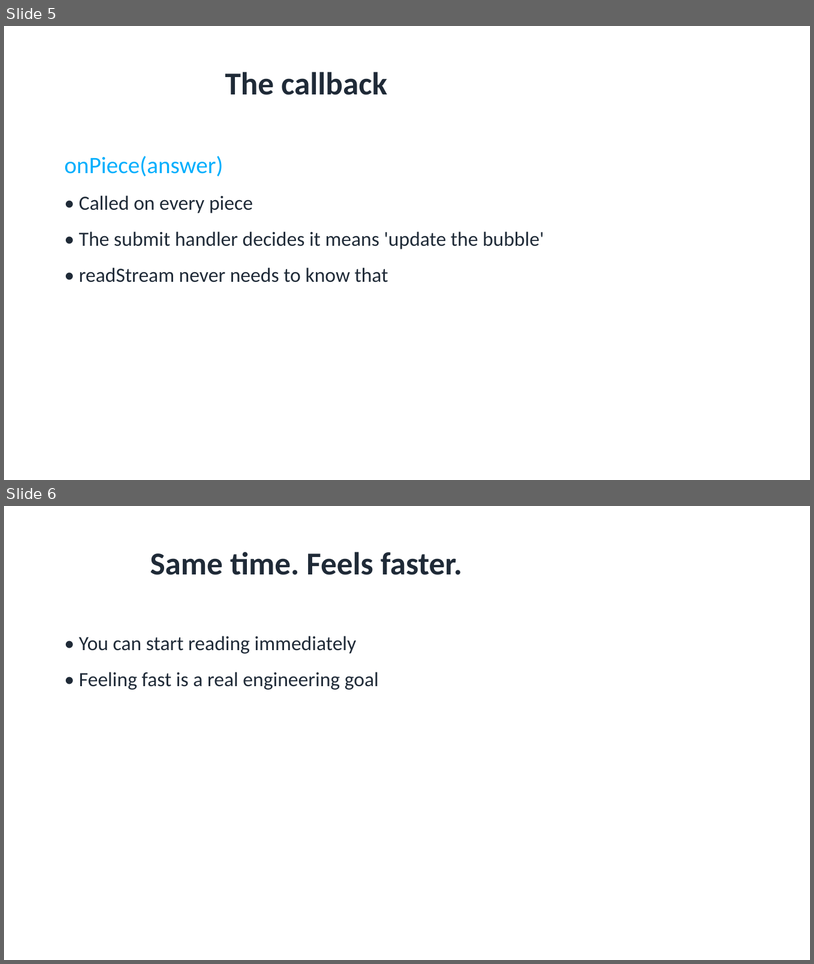
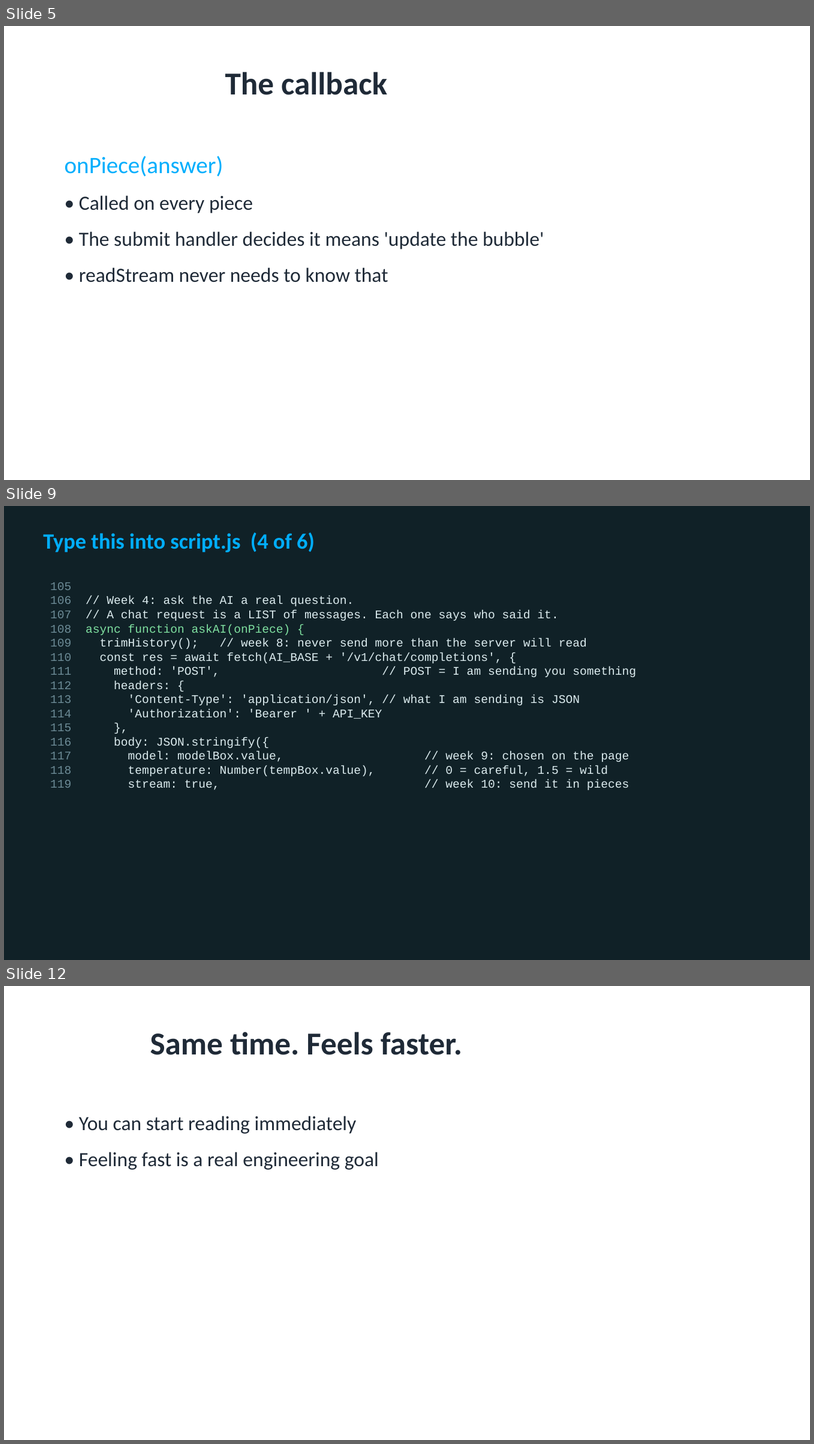
Before and after one commit to utgapps/utgapps.github.io, a slide deck: ai101/slides/week-11.pptx. Shown one above the other, each under a label of ours: slides 5 and 6 before the commit, slides 5, 9 and 12 after it; the slides between them are not shown. The pictures are 814x964 and 814x1444 pixels, drawn with LibreOffice and Linux fonts; fonts in the diff are those of the drawing. Boxes give left, top, right and bottom in pixels: in the first picture for what was removed or moved away, otherwise in the second. Text is boxed around its words. In the diff, an @@ line names an element or a change of style, - is before the commit and + after.

```diff
--- a/ai101/slides/week-11.pptx
+++ b/ai101/slides/week-11.pptx
@@ slide 9 added at (4,506,810,960), background #102127 @@
@@ text added at (43,532,315,552), 26 pt, text #01AEFD, bold @@
+Type this into script.js (4 of 6)
@@ text added at (50,582,636,790), 14 pt, text #DCECEF @@
+105
+106 // Week 4: ask the AI a real question.
+107 // A chat request is a LIST of messages. Each one says who said it.
+108 async function askAI(onPiece) {
+109 trimHistory(); // week 8: never send more than the server will read
+110 const res = await fetch(AI_BASE + '/v1/chat/completions', {
+111 method: 'POST', // POST = I am sending you something
+112 headers: {
+113 'Content-Type': 'application/json', // what I am sending is JSON
+114 'Authorization': 'Bearer ' + API_KEY
+115 },
+116 body: JSON.stringify({
+117 model: modelBox.value, // week 9: chosen on the page
+118 temperature: Number(tempBox.value), // 0 = careful, 1.5 = wild
+119 stream: true, // week 10: send it in pieces
@@ what was slide 6 is now slide 12 @@
```
Also in this commit, not shown: 8 other slides added, 34 other files.
